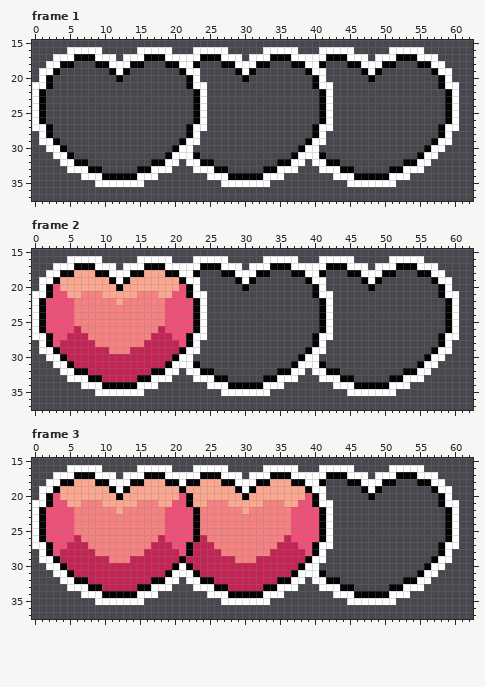
A pixel-art file gets an edit: graphics/hud_hp_bar.aseprite. That is the earlier state.
64x64 pixels, 4 frames. Shown: frame 1: x 0..62, y 15..37; frame 2: x 0..62, y 15..37; frame 3: x 0..62, y 15..37. The commit also changed other frames, which this record leaves out.
The same view after the edit:
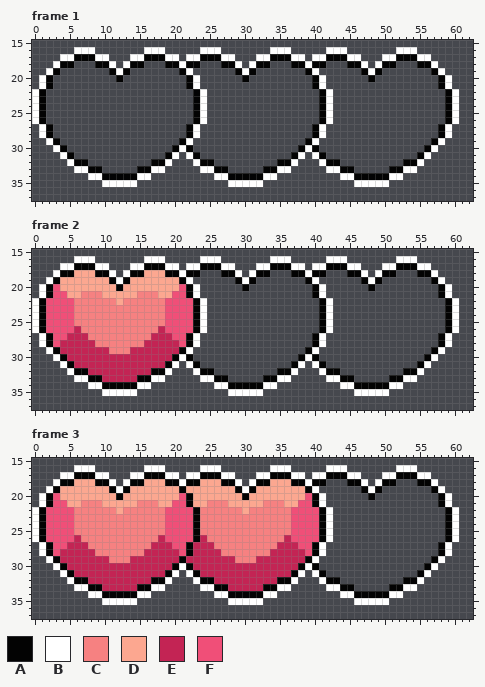
Palette (. is transparent): A #030303  B #ffffff  C #f68181  D #fca790  E #c32454  F #f04f78
Changes in this commit:
Frame 1:
Colour B becomes colour A in row 18 at x 22 and 40; in row 30 at x 22 and 40.
The author cleared colour B in row 16 at x 5, 9, 15, 19, 23, 27, 33, 37, 41, 45, 51 and 55; in row 17 at x 3, 11, 13, 21, 29, 31, 39, 47, 49 and 57; in row 18 at x 2, 12, 30, 48 and 58; in row 19 at x 1, 23, 41 and 59; in row 21 at x 0, 24, 42 and 60; in row 27 at x 0, 24, 42 and 60.
The author cleared colour B in row 29 at x 1, 23, 41 and 59; in row 30 at x 2 and 58; in row 31 at x 3, 21, 39 and 57; in row 32 at x 4, 20, 22, 38, 40 and 56; in row 33 at x 5, 19, 23, 37, 41 and 55; in row 34 at x 7, 17, 25, 35, 43 and 53.
The author cleared colour B in row 35 at x 9, 15, 27, 33, 45 and 51.
Frame 2: the same change as frame 1
Frame 3:
Colour B becomes colour A in row 18 at x 40; in row 30 at x 40.
The author cleared colour B in row 16 at x 5, 9, 15, 19, 23, 27, 33, 37, 41, 45, 51 and 55; in row 17 at x 3, 11, 13, 21, 29, 31, 39, 47, 49 and 57; in row 18 at x 2, 12, 30, 48 and 58; in row 19 at x 1, 41 and 59; in row 21 at x 0, 42 and 60; in row 27 at x 0, 42 and 60.
The author cleared colour B in row 29 at x 1, 41 and 59; in row 30 at x 2 and 58; in row 31 at x 3, 21, 39 and 57; in row 32 at x 4, 20, 22, 38, 40 and 56; in row 33 at x 5, 19, 23, 37, 41 and 55; in row 34 at x 7, 17, 25, 35, 43 and 53.
The author cleared colour B in row 35 at x 9, 15, 27, 33, 45 and 51.
